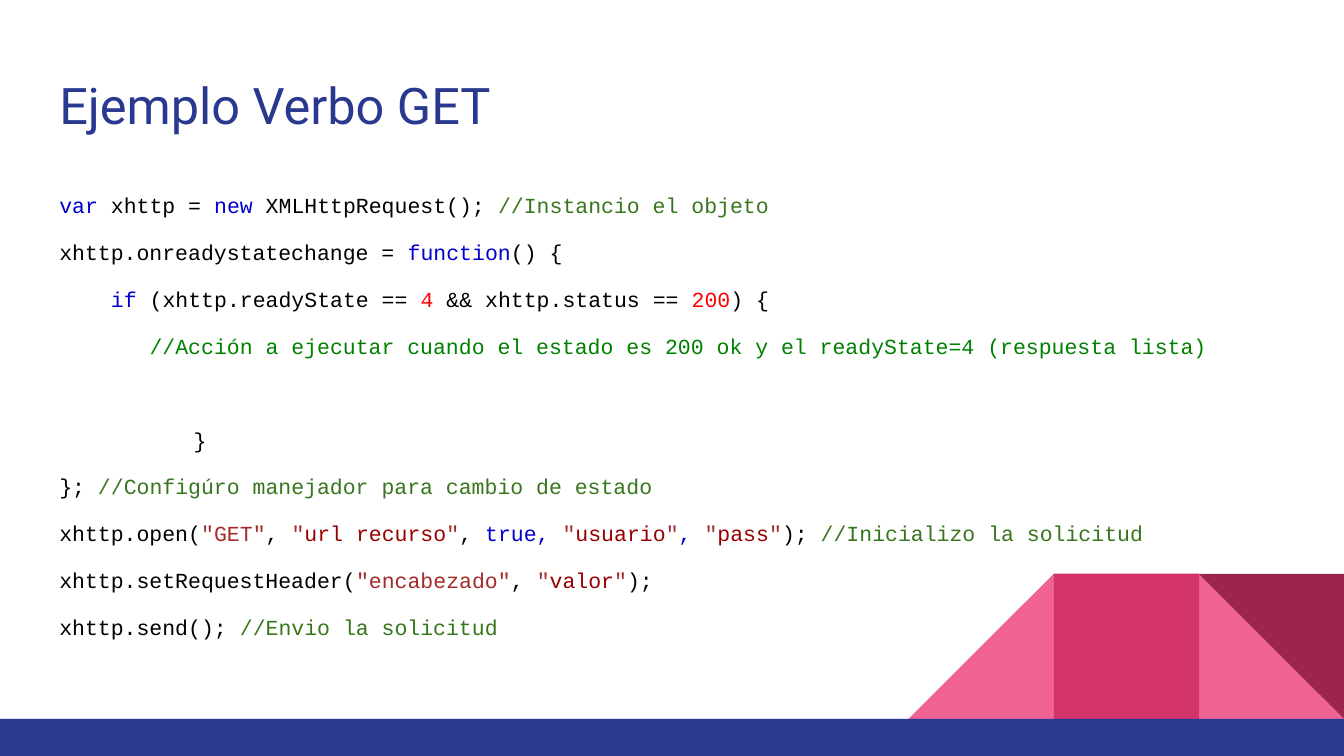
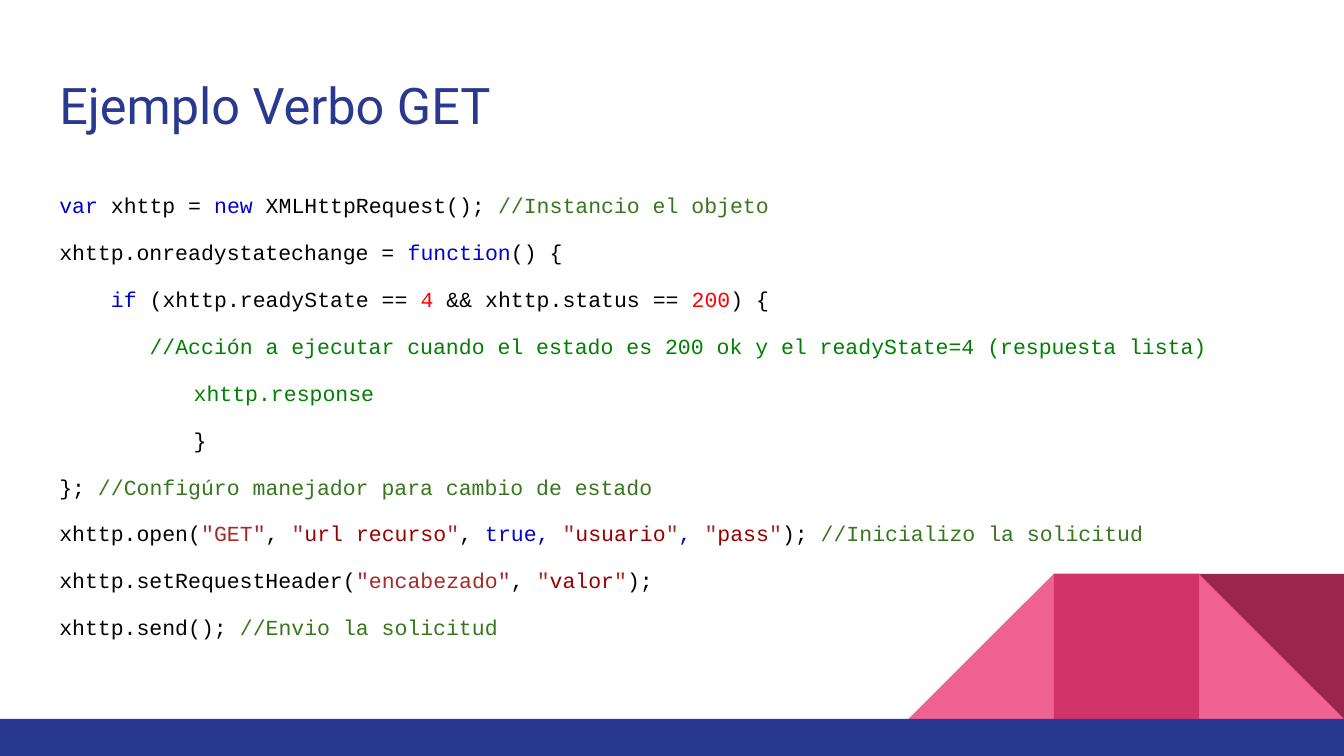
Before and after one commit to Joemafu/Laboratorio-III, a slide deck: slide 5 of Material/Consultas a Servidores.pptx. Drawn at 1344x756 pixels with LibreOffice and Linux fonts; fonts in the diff are those of the drawing. Boxes give left, top, right and bottom in pixels: in the first picture for what was removed or moved away, otherwise in the second. Text is boxed around its words. In the diff, an @@ line names an element or a change of style, - is before the commit and + after.

```diff
--- a/Material/Consultas a Servidores.pptx
+++ b/Material/Consultas a Servidores.pptx
@@ text at [194, 385, 374, 406]: paragraph added @@
+xhttp.response
```
Also in this commit, not shown: 9 other files.
